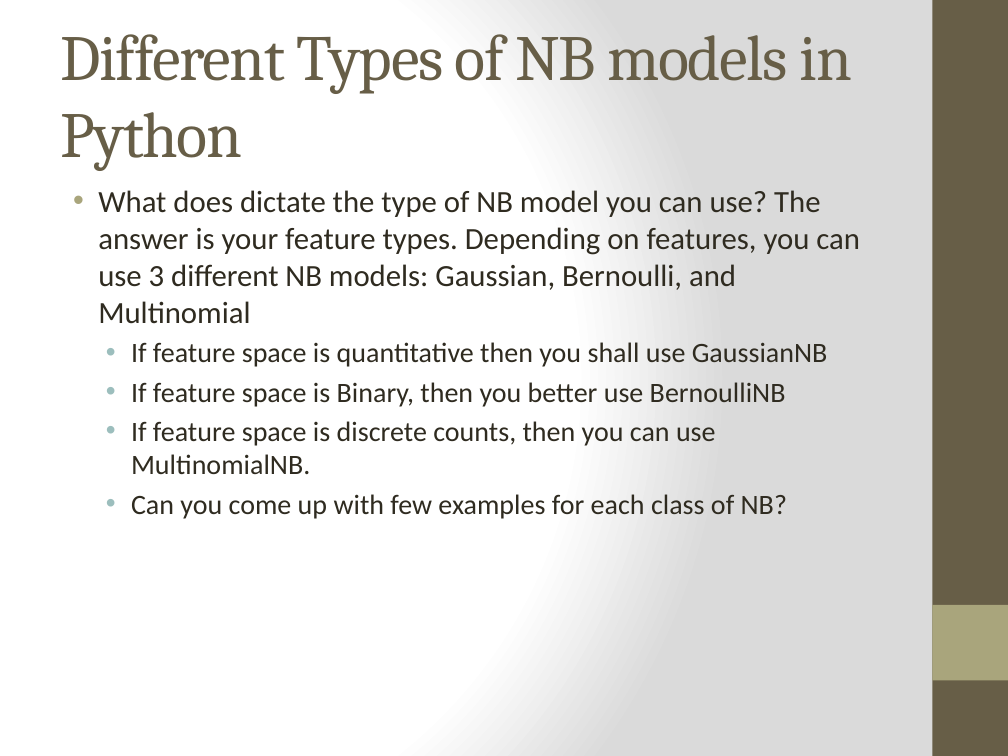
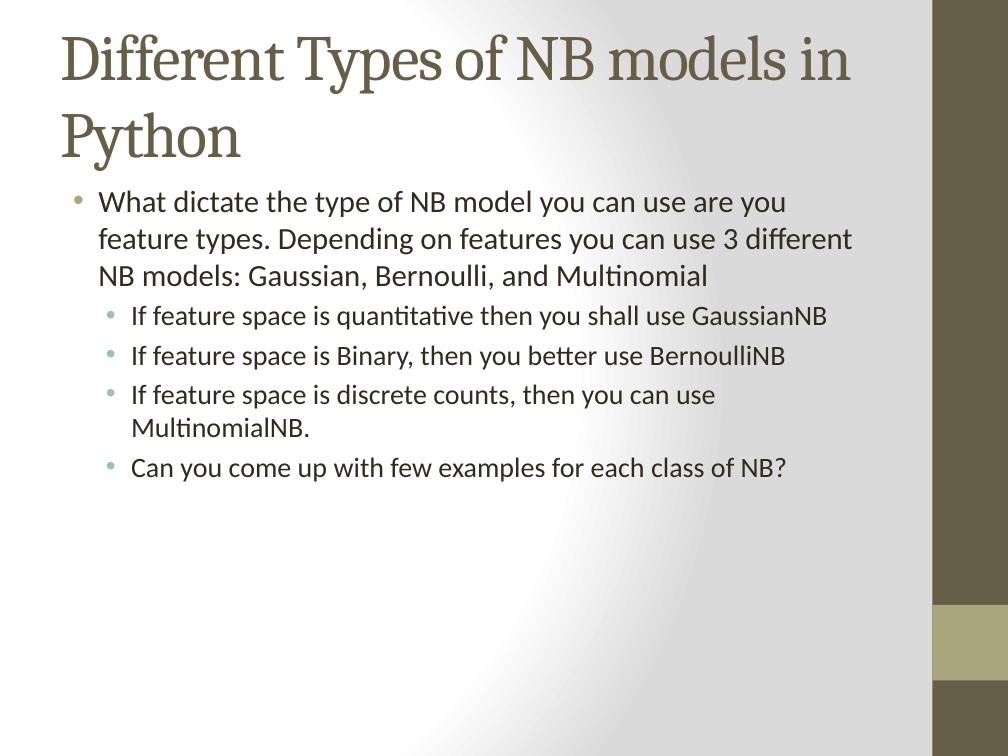
Before and after one commit to karlazz/SF-DAT-20, a slide deck: slide 11 of Lecture Notes-Slides/Lecture 17.pptx. Drawn at 1008x756 pixels with LibreOffice and Linux fonts; fonts in the diff are those of the drawing. Boxes give left, top, right and bottom in pixels: in the first picture for what was removed or moved away, otherwise in the second. Text is boxed around its words. In the diff, an @@ line names an element or a change of style, - is before the commit and + after.

```diff
--- a/Lecture Notes-Slides/Lecture 17.pptx
+++ b/Lecture Notes-Slides/Lecture 17.pptx
@@ text at [98, 190, 852, 290]: text changed @@
-• What does dictate the type of NB model you can use? The answer is your feature types. Depending on features, you can use 3 different NB models: Gaussian, Bernoulli, and Multinomial
+• What dictate the type of NB model you can use are you feature types. Depending on features you can use 3 different NB models: Gaussian, Bernoulli, and Multinomial
```
Also in this commit, not shown: 7 other slides changed, 33 other files.
